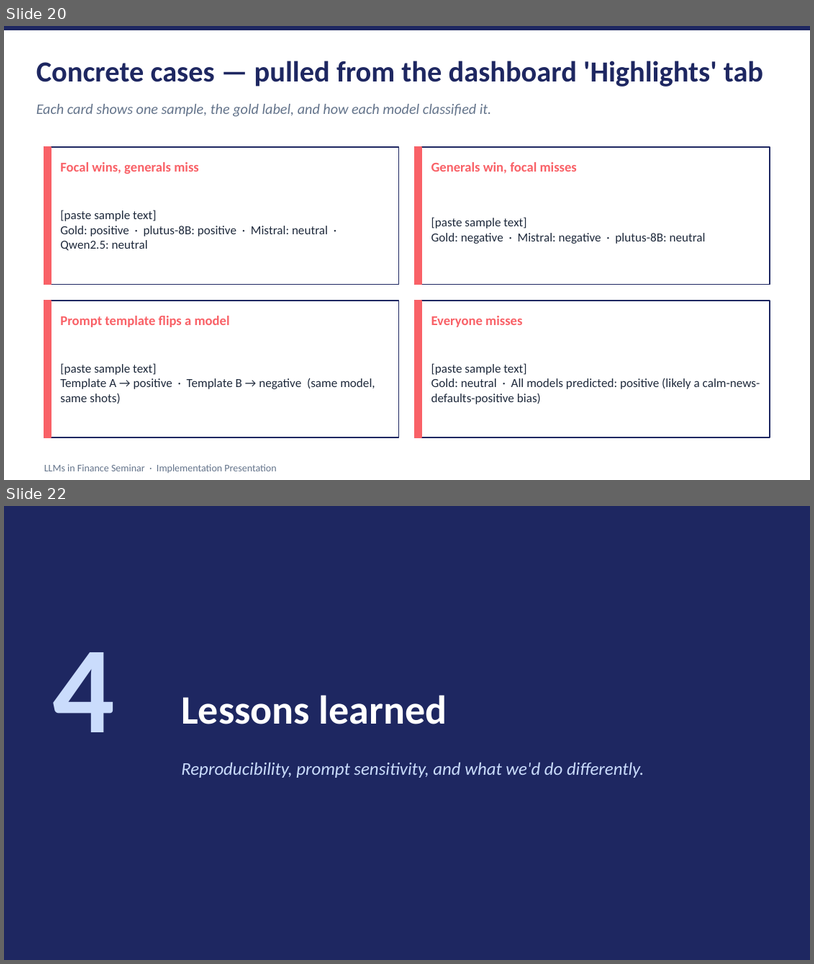
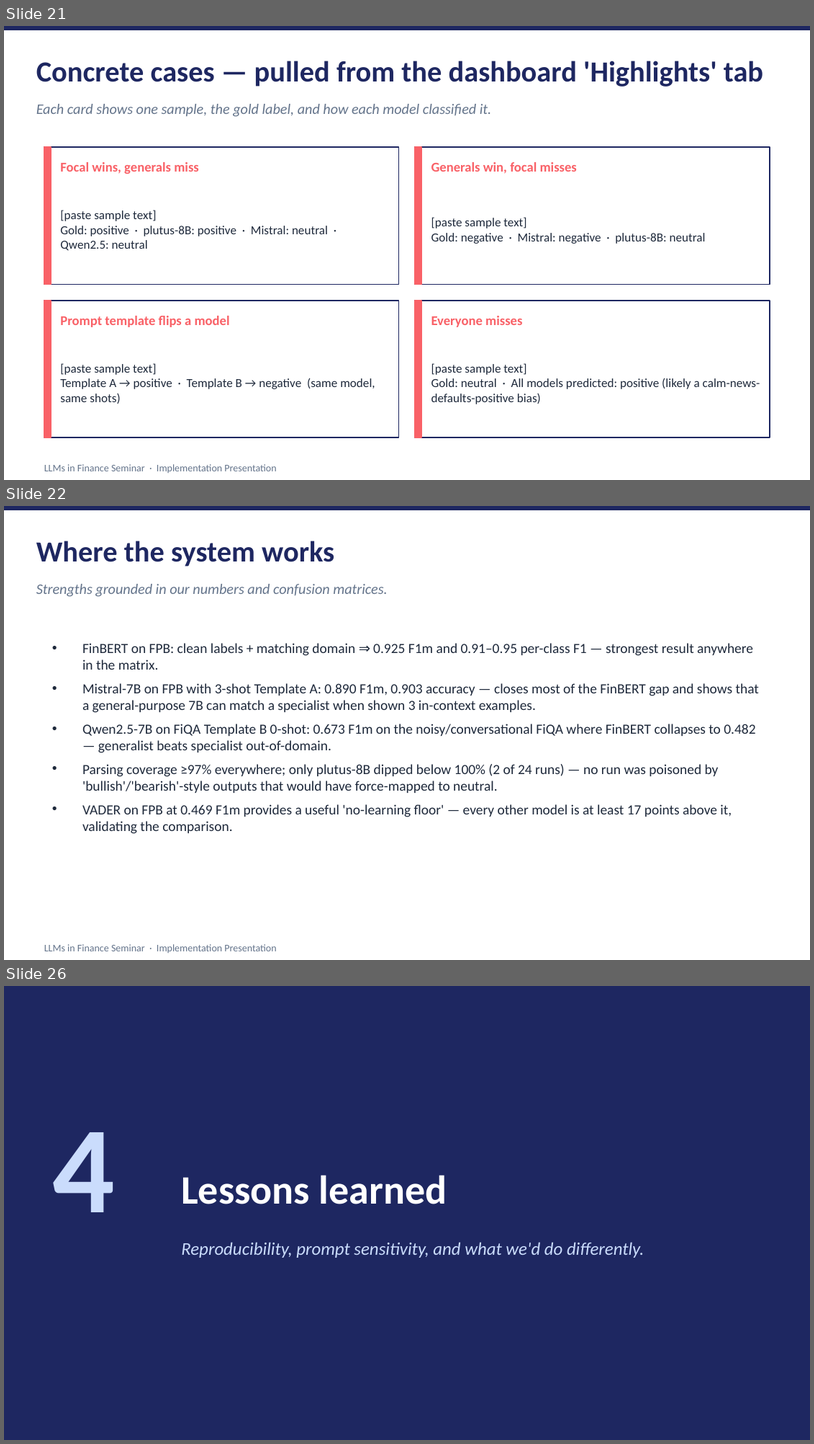
Before and after one commit to shimi777/finllama-sentiment, a slide deck: presentation/implementation_deck.pptx. Shown one above the other, each under a label of ours: slides 20 and 22 before the commit, slides 21, 22 and 26 after it; the slides between them are not shown. The pictures are 814x964 and 814x1444 pixels, drawn with LibreOffice and Linux fonts; fonts in the diff are those of the drawing. Boxes give left, top, right and bottom in pixels: in the first picture for what was removed or moved away, otherwise in the second. Text is boxed around its words. In the diff, an @@ line names an element or a change of style, - is before the commit and + after.

```diff
--- a/presentation/implementation_deck.pptx
+++ b/presentation/implementation_deck.pptx
@@ slide 22 added at (x1=4, y1=506, x2=810, y2=960), background #FFFFFF @@
@@ rectangle added at (x1=4, y1=506, x2=810, y2=510), fill #1E2761, outline #1E2761 1 pt @@
@@ text added at (x1=36, y1=541, x2=334, y2=566), 26 pt, text #1E2761, bold @@
+Where the system works
@@ text added at (x1=36, y1=584, x2=387, y2=597), 13 pt, text #64748B, italic @@
+Strengths grounded in our numbers and confusion matrices.
@@ text added at (x1=82, y1=643, x2=759, y2=834), 12.5 pt, text #1E293B @@
+• FinBERT on FPB: clean labels + matching domain ⇒ 0.925 F1m and 0.91–0.95 per-class F1 — strongest result anywhere in the matrix.
+• Mistral-7B on FPB with 3-shot Template A: 0.890 F1m, 0.903 accuracy — closes most of the FinBERT gap and shows that a general-purpose 7B can match a specialist when shown 3 in-context examples.
+• Qwen2.5-7B on FiQA Template B 0-shot: 0.673 F1m on the noisy/conversational FiQA where FinBERT collapses to 0.482 — generalist beats specialist out-of-domain.
+• Parsing coverage ≥97% everywhere; only plutus-8B dipped below 100% (2 of 24 runs) — no run was poisoned by 'bullish'/'bearish'-style outputs that would have force-mapped to neutral.
+• VADER on FPB at 0.469 F1m provides a useful 'no-learning floor' — every other model is at least 17 points above it, validating the comparison.
@@ text added at (x1=44, y1=944, x2=276, y2=952), 9 pt, text #64748B @@
+LLMs in Finance Seminar · Implementation Presentation
@@ what was slide 20 is now slide 21 @@
@@ what was slide 22 is now slide 26 @@
```
Also in this commit, not shown: 6 slides changed, 3 other slides added, 2 other files.
